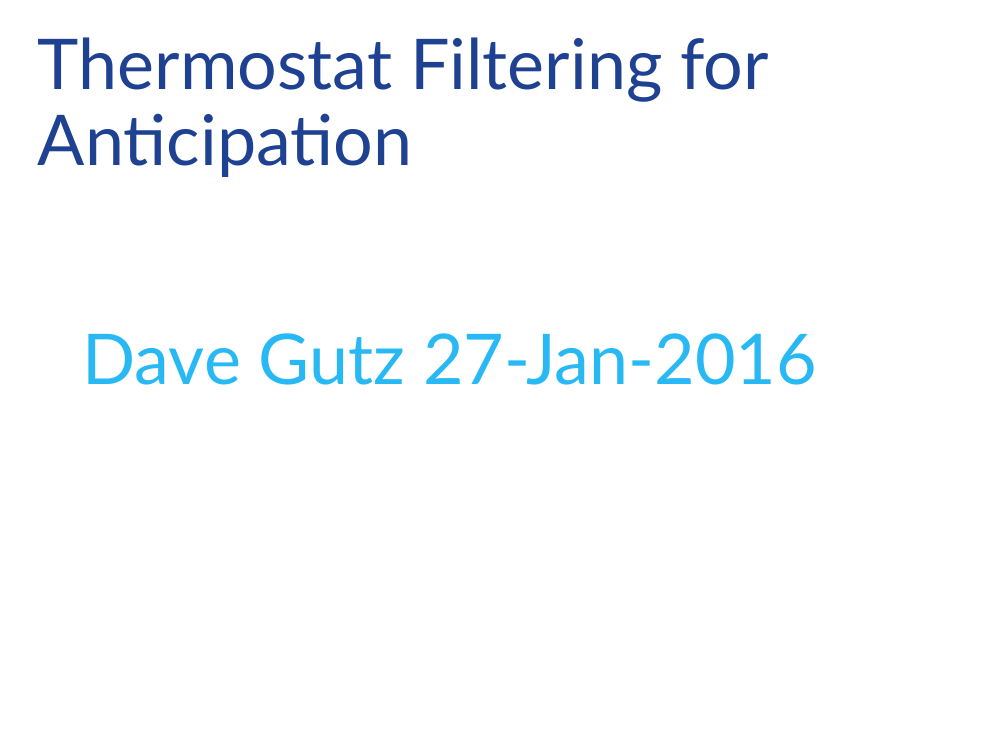
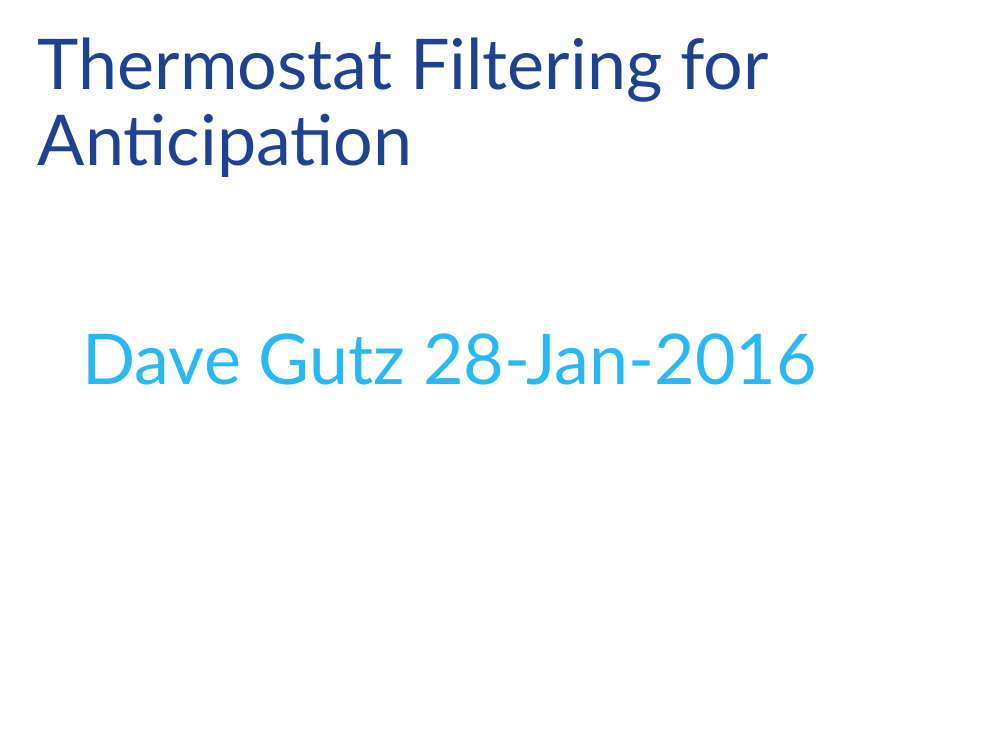
Before and after one commit to davegutz/myThermostat-Particle-Photon, a slide deck: slide 1 of schematics/Thermostat Filtering for Anticipation.pptx. Drawn at 1008x756 pixels with LibreOffice and Linux fonts; fonts in the diff are those of the drawing. Boxes give left, top, right and bottom in pixels: in the first picture for what was removed or moved away, otherwise in the second. Text is boxed around its words. In the diff, an @@ line names an element or a change of style, - is before the commit and + after.

```diff
--- a/schematics/Thermostat Filtering for Anticipation.pptx
+++ b/schematics/Thermostat Filtering for Anticipation.pptx
@@ subtitle at <box>82,333,817,385</box>: text changed @@
-Dave Gutz 27-Jan-2016
+Dave Gutz 28-Jan-2016
```
Also in this commit, not shown: 1 slide added, 2 slides removed, 4 other files.
